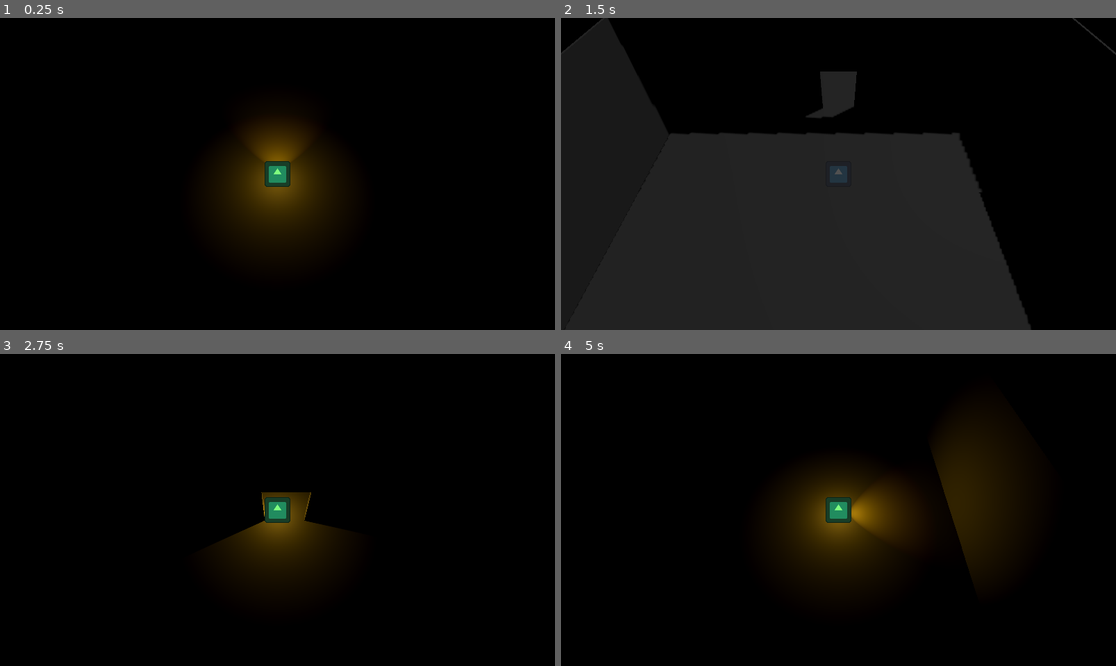
Above: before the commit, frames 1-4 (two rows, left to right).
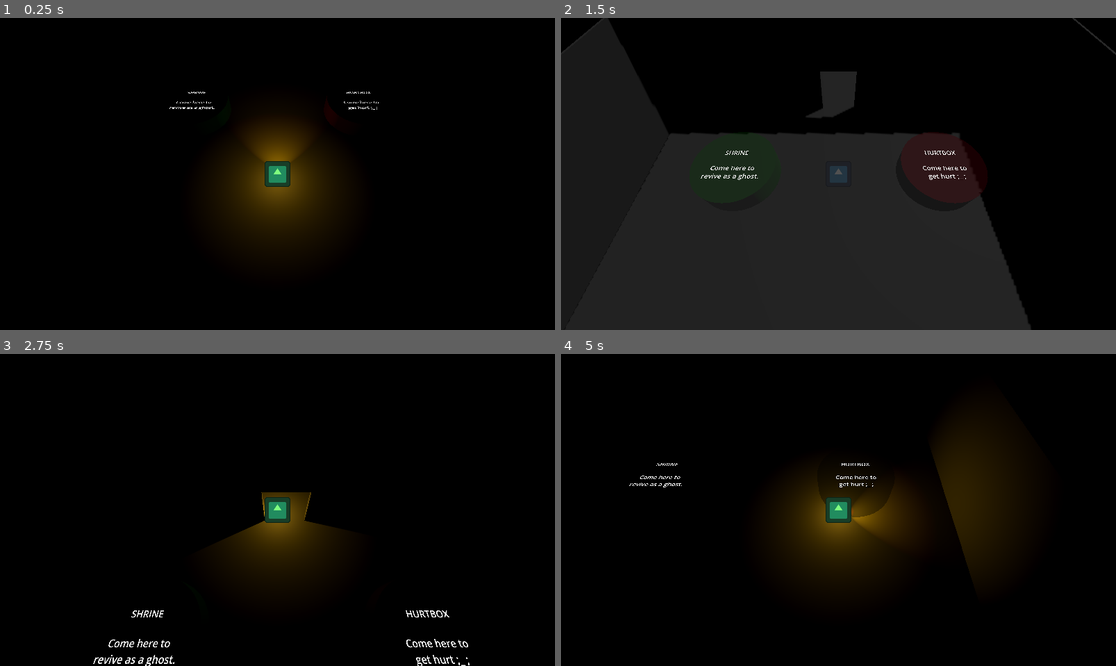
Above: after the commit, the same moments.

Repository: Rusty-Rat-Studios/dead-living-and-dying
Game: Godot game, scene res://game.tscn
Two runs of this game, one before a commit and one after it. Both use one fixed random seed, a clock stepped at 60 frames per second and the inputs below. The engine's default icon, where the game draws it, is replaced by a stand-in: a white triangle on a blue panel in a dark square.
Inputs (mouse positions are in pixels of both pictures, inside the frame that each line leads up to):
- Up to frame 1 (0.25 s): no input
- Up to frame 2 (1.5 s): tap Enter at 0.5 s; move the mouse to (810, 236) at 0.52 s; hold Up (ui_up) from 0.53 s (still down); tap Tab at 0.6, 1.35 s; move the mouse to (1005, 220) at 1.27 s
- Up to frame 3 (2.75 s): move the mouse to (111, 463) at 2.02 s; release Up (ui_up) at 2.03 s; hold Left (ui_left) from 2.03 s (still down); tap Tab at 2.1 s
- Up to frame 4 (5 s): tap Space at 2.75 s; move the mouse to (866, 510) at 2.77 s; tap Tab at 2.85, 3.6, 4.35 s; tap Enter at 3.5 s; move the mouse to (755, 432) at 3.52 s; release Left (ui_left) at 3.53 s; hold Down (ui_down) 3.53-4.28 s; move the mouse to (960, 494) at 4.27 s; hold Right (ui_right) from 4.28 s (still down)

The runs differ from the first frame. In frame 1, 0.1% of the frame differs, in the area x 30-69%, y 23-31%; in frame 2, 0.3%; in frame 3, 0.6%; in frame 4, 0.7%, in the area x 12-59%, y 34-53%.

Commit message:
Add nodes for hurtbox and shrine

Diff:
--- a/game.tscn
+++ b/game.tscn
@@ -11,6 +11,27 @@
 [ext_resource type="Script" path="res://map/room.gd" id="10_uwref"]
 [ext_resource type="PackedScene" uid="uid://cexvn2mosncly" path="res://map/wall_with_door.tscn" id="11_odxui"]
 [ext_resource type="PackedScene" uid="uid://bson3umirpot2" path="res://map/wall_without_door.tscn" id="12_5tnol"]
+
+[sub_resource type="CylinderShape3D" id="CylinderShape3D_eitr8"]
+radius = 2.0
+
+[sub_resource type="StandardMaterial3D" id="StandardMaterial3D_j7r0k"]
+transparency = 1
+albedo_color = Color(0.909081, 0, 0.138258, 0.396078)
+
+[sub_resource type="CylinderMesh" id="CylinderMesh_ml2oq"]
+material = SubResource("StandardMaterial3D_j7r0k")
+top_radius = 2.0
+bottom_radius = 2.0
+
+[sub_resource type="StandardMaterial3D" id="StandardMaterial3D_apiwq"]
+transparency = 1
+albedo_color = Color(0.0470588, 1, 0.0392157, 0.243137)
+
+[sub_resource type="CylinderMesh" id="CylinderMesh_fvtqe"]
+material = SubResource("StandardMaterial3D_apiwq")
+top_radius = 2.0
+bottom_radius = 2.0
 
 [node name="Game" type="Node3D"]
 script = ExtResource("1_77rk7")
@@ -63,6 +84,40 @@
 
 [node name="WallWithoutDoor3" parent="World/RoomBottom" instance=ExtResource("12_5tnol")]
 transform = Transform3D(-4.37114e-08, 0, 1, 0, 1, 0, -1, 0, -4.37114e-08, 9.95, 0, 0)
+
+[node name="Hurtbox" type="Area3D" parent="World/RoomBottom"]
+transform = Transform3D(1, 0, 0, 0, 1, 0, 0, 0, 1, 5, 0, -5)
+
+[node name="CollisionShape3D" type="CollisionShape3D" parent="World/RoomBottom/Hurtbox"]
+shape = SubResource("CylinderShape3D_eitr8")
+
+[node name="MeshInstance3D" type="MeshInstance3D" parent="World/RoomBottom/Hurtbox"]
+mesh = SubResource("CylinderMesh_ml2oq")
+
+[node name="Label3D" type="Label3D" parent="World/RoomBottom/Hurtbox"]
+transform = Transform3D(1, 0, 0, 0, -4.37114e-08, 1, 0, -1, -4.37114e-08, 0, 1, 0)
+text = "HURTBOX
+
+Come here to
+get hurt ;_ ;"
+font_size = 64
+
+[node name="Shrine" type="Area3D" parent="World/RoomBottom"]
+transform = Transform3D(1, 0, 0, 0, 1, 0, 0, 0, 1, -5, 0, -5)
+
+[node name="CollisionShape3D" type="CollisionShape3D" parent="World/RoomBottom/Shrine"]
+shape = SubResource("CylinderShape3D_eitr8")
+
+[node name="MeshInstance3D" type="MeshInstance3D" parent="World/RoomBottom/Shrine"]
+mesh = SubResource("CylinderMesh_fvtqe")
+
+[node name="Label3D" type="Label3D" parent="World/RoomBottom/Shrine"]
+transform = Transform3D(1, 0, 0, 0, -4.37114e-08, 1, 0, -1, -4.37114e-08, 0, 1, 0)
+text = "SHRINE
+
+Come here to
+revive as a ghost."
+font_size = 64
 
 [node name="RoomCenter" type="Node3D" parent="World"]
 transform = Transform3D(1, 0, 0, 0, 1, 0, 0, 0, 1, 0, 0, -20)
Not shown: 1 places in game.tscn that only renumber resources
